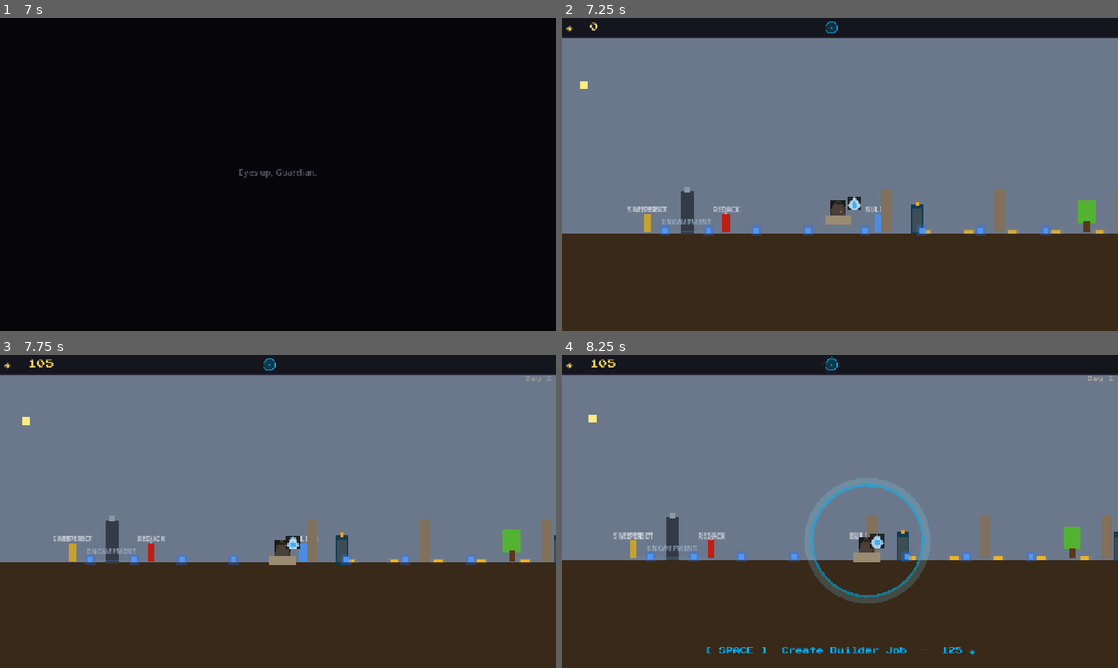
Above: before the commit, frames 1-4 (two rows, left to right).
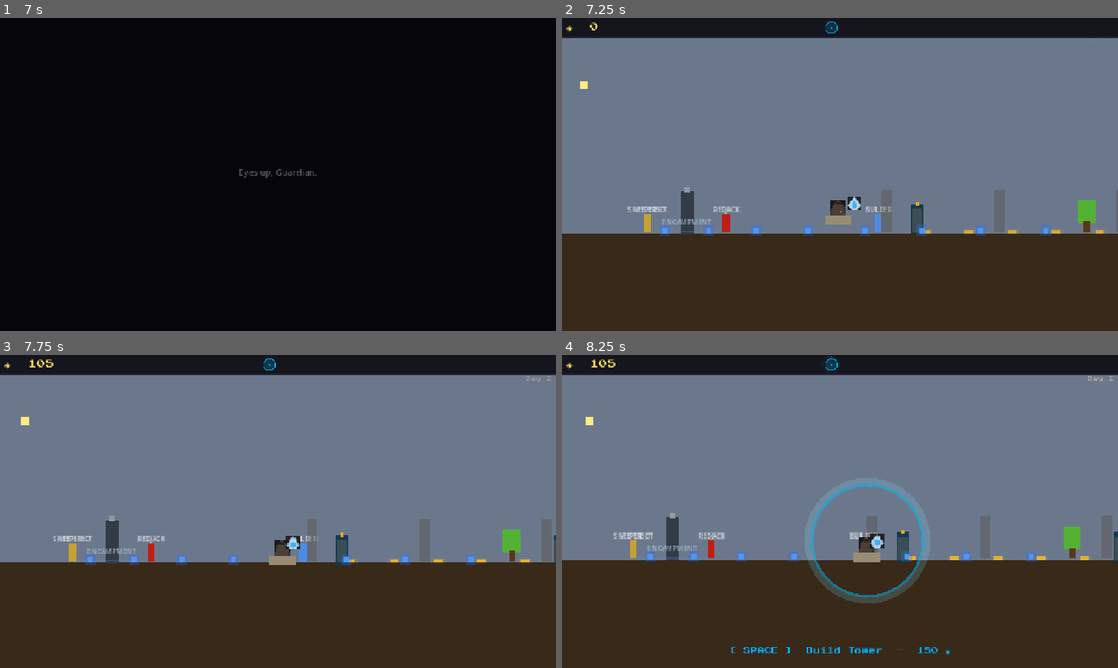
Above: after the commit, the same moments.

Repository: elliswalker/guardian-rising-game
Game: Godot game, scene res://scenes/world/opening.tscn
Same seed, same stepped clock (60 frames per second), same inputs: the game is played once before the commit and once after it.
Inputs:
- Up to frame 1 (7 s): tap Enter at 0.5, 2, 4.25 s; hold Space (action) 0.53-1.28 s; hold D (move_right) 0.53-2.03 s; tap E (ability) at 1.35, 5.85 s; tap Space (action) at 1.55, 2.85, 3.8, 4.35, 5, 6.05 s; hold A (move_left) 2.03-2.78 s; hold Space (action) 2.03-2.78 s; hold D (move_right) 2.78-4.28 s; hold E (ability) 3.53-4.28 s; hold A (move_left) 4.28-5.03 s; hold D (move_right) 5.03-5.78 s; hold Space (action) 5.03-5.78 s; hold A (move_left) from 5.78 s (still down); hold Space (action) from 6.53 s (still down)
- Up to frame 2 (7.25 s): keep holding A (move_left); keep holding Space (action)
- Up to frame 3 (7.75 s): release A (move_left) at 7.28 s; release Space (action) at 7.28 s; hold D (move_right) from 7.28 s (still down); tap Space (action) at 7.35 s
- Up to frame 4 (8.25 s): keep holding D (move_right); hold E (ability) from 8.03 s (still down)

Frame 1 is identical in both runs. In frame 2, 0.6% of the frame differs, in the area x 57-100%, y 54-69%; in frame 3, 0.8%; in frame 4, 1.2%, in the area x 4-99%, y 19-96%.

Commit message:
Towers cost 150 glimmer + builder construction; longer daytimes
Fixes #1 — Towers start as passable dim scaffolds. Player pays 150 glimmer
at the tower site, a builder constructs it in 4 swings (same build-job
contract as walls and the ship), then it becomes solid and auto-fires.
Unbuilt towers take no damage and don't block enemies.

Day length raised from 60s base / -6s per day / 28s floor to 90s base /
-3s per day / 60s floor. Daytime calm stays generous; nightly wave growth
carries the escalation instead.

Co-Authored-By: Claude Sonnet 4.6 <noreply@anthropic.com>

Diff:
--- a/scripts/world/earth_highway.gd
+++ b/scripts/world/earth_highway.gd
@@ -23,9 +23,9 @@
 const COLOR_SKY_DUSK  := Color(0.55, 0.32, 0.18, 1)
 const COLOR_SKY_NIGHT := Color(0.08, 0.07, 0.18, 1)
 
-const DAY_DURATION_BASE := 60.0
-const DAY_DURATION_DEC  := 6.0
-const DAY_DURATION_MIN  := 28.0
+const DAY_DURATION_BASE := 90.0
+const DAY_DURATION_DEC  := 3.0
+const DAY_DURATION_MIN  := 60.0
 const DUSK_DURATION     := 12.0
 const MAX_WAVE_SIZE     := 14
 const NIGHT_PACK_SIZE   := 3
--- a/scripts/world/tower.gd
+++ b/scripts/world/tower.gd
@@ -4,46 +4,83 @@
 const SHOOT_RANGE    := 110.0
 const SHOOT_COOLDOWN := 2.0
 const HITS_PER_HP    := 4  # tower is sturdier than a wall
+const BUILD_COST     := 150
+const BUILD_SWINGS   := 4
 
 const COLOR_HEALTHY    := Color(0.50, 0.44, 0.36, 1.0)
 const COLOR_DAMAGED    := Color(0.28, 0.22, 0.16, 1.0)
-const COLOR_GARRISONED := Color(0.30, 0.65, 0.35, 1.0)
+const COLOR_UNBUILT    := Color(0.35, 0.33, 0.30, 0.45)
 
 @onready var _sprite: ColorRect = $TowerSprite
 
+var _built: bool = false
+var _commissioned: bool = false
+var _build_progress: int = 0
 var _hp: int = MAX_HP
 var _hit_buffer: int = 0
 var _collapsed: bool = false
-var _garrison: Node2D = null
 var _shoot_timer: float = 0.0
+var _player_nearby: bool = false
 var _bullet_scene: PackedScene = null
 
 func _ready() -> void:
 	add_to_group("towers")
-	collision_layer = 4  # always solid — enemies target and attack towers
+	collision_layer = 0  # passable scaffold until built
 	collision_mask = 0
 	var bullet_path := "res://scenes/world/bullet.tscn"
 	if ResourceLoader.exists(bullet_path):
 		_bullet_scene = load(bullet_path)
 	_update_visual()
+	var zone: Area2D = $GarrisonZone
+	if zone:
+		zone.body_entered.connect(_on_body_entered)
+		zone.body_exited.connect(_on_body_exited)
 
 func _process(delta: float) -> void:
+	if not _built:
+		if _player_nearby and not _commissioned:
+			GameState.show_action_prompt(self, "[ SPACE ]  Build Tower  —  %d ◈" % BUILD_COST, 12)
+			if GameState.is_prompt_owner(self) and Input.is_action_just_pressed("action"):
+				_commission()
+		return
 	_shoot_timer -= delta
 	if _shoot_timer <= 0.0:
 		_shoot_timer = SHOOT_COOLDOWN
 		_fire_at_nearest_enemy()
 
-# Garrison API kept for future use — towers currently auto-fire without it
-func garrison(redjack: Node2D) -> void:
-	_garrison = redjack
-	_update_visual()
+func _on_body_entered(body: Node2D) -> void:
+	if body.is_in_group("player"):
+		_player_nearby = true
 
-func release_garrison() -> void:
-	_garrison = null
-	_update_visual()
+func _on_body_exited(body: Node2D) -> void:
+	if body.is_in_group("player"):
+		_player_nearby = false
+		if not _built:
+			GameState.hide_action_prompt(self)
+
+func _commission() -> void:
+	if not GameState.spend_glimmer(BUILD_COST):
+		return
+	_commissioned = true
+	GameState.hide_action_prompt(self)
+	GameState.queue_build_job(self)
+
+# Builder interface — same contract as build_site.gd / ship.gd
+func add_progress(amount: int) -> bool:
+	if _built:
+		return true
+	_build_progress = mini(_build_progress + amount, BUILD_SWINGS)
+	if _build_progress >= BUILD_SWINGS:
+		_built = true
+		collision_layer = 4  # now solid — enemies can target and attack it
+		_update_visual()
+	return true
+
+func is_complete() -> bool:
+	return _built
 
 func take_damage(amount: int) -> void:
-	if _collapsed:
+	if _collapsed or not _built:
 		return
 	_hit_buffer += amount
 	if _hit_buffer < HITS_PER_HP:
@@ -52,19 +89,16 @@
 	_hp = maxi(_hp - 1, 0)
 	if _hp <= 0:
 		_collapsed = true
-		if _garrison and is_instance_valid(_garrison) and _garrison.has_method("exit_tower"):
-			_garrison.exit_tower()
-		_garrison = null
 		queue_free()
 		return
 	_update_visual()
 
 func _update_visual() -> void:
-	if _garrison != null and is_instance_valid(_garrison):
-		_sprite.color = COLOR_GARRISONED
-	else:
-		var t: float = float(_hp) / float(MAX_HP)
-		_sprite.color = COLOR_HEALTHY.lerp(COLOR_DAMAGED, 1.0 - t)
+	if not _built:
+		_sprite.color = COLOR_UNBUILT
+		return
+	var t: float = float(_hp) / float(MAX_HP)
+	_sprite.color = COLOR_HEALTHY.lerp(COLOR_DAMAGED, 1.0 - t)
 
 func _fire_at_nearest_enemy() -> void:
 	if not _bullet_scene:
